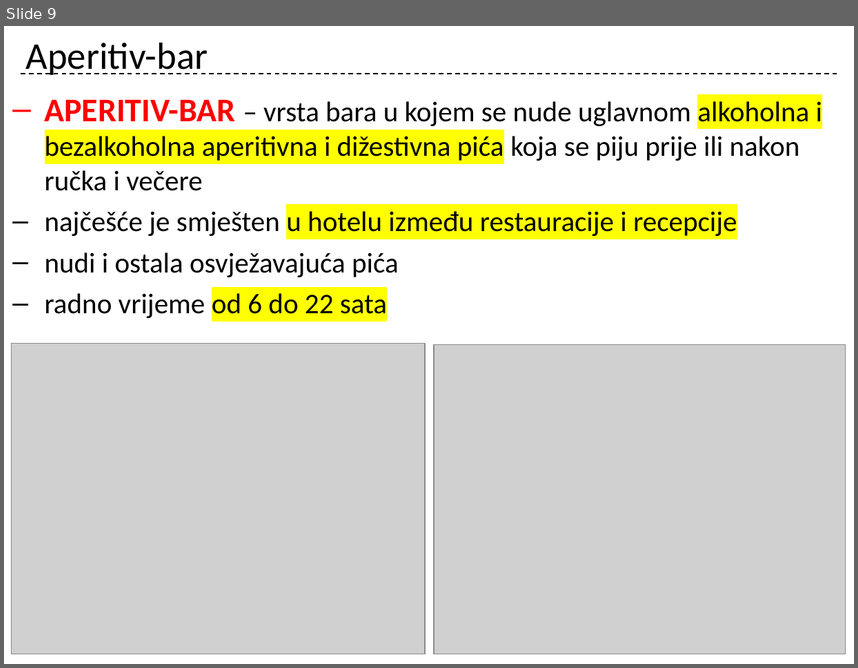
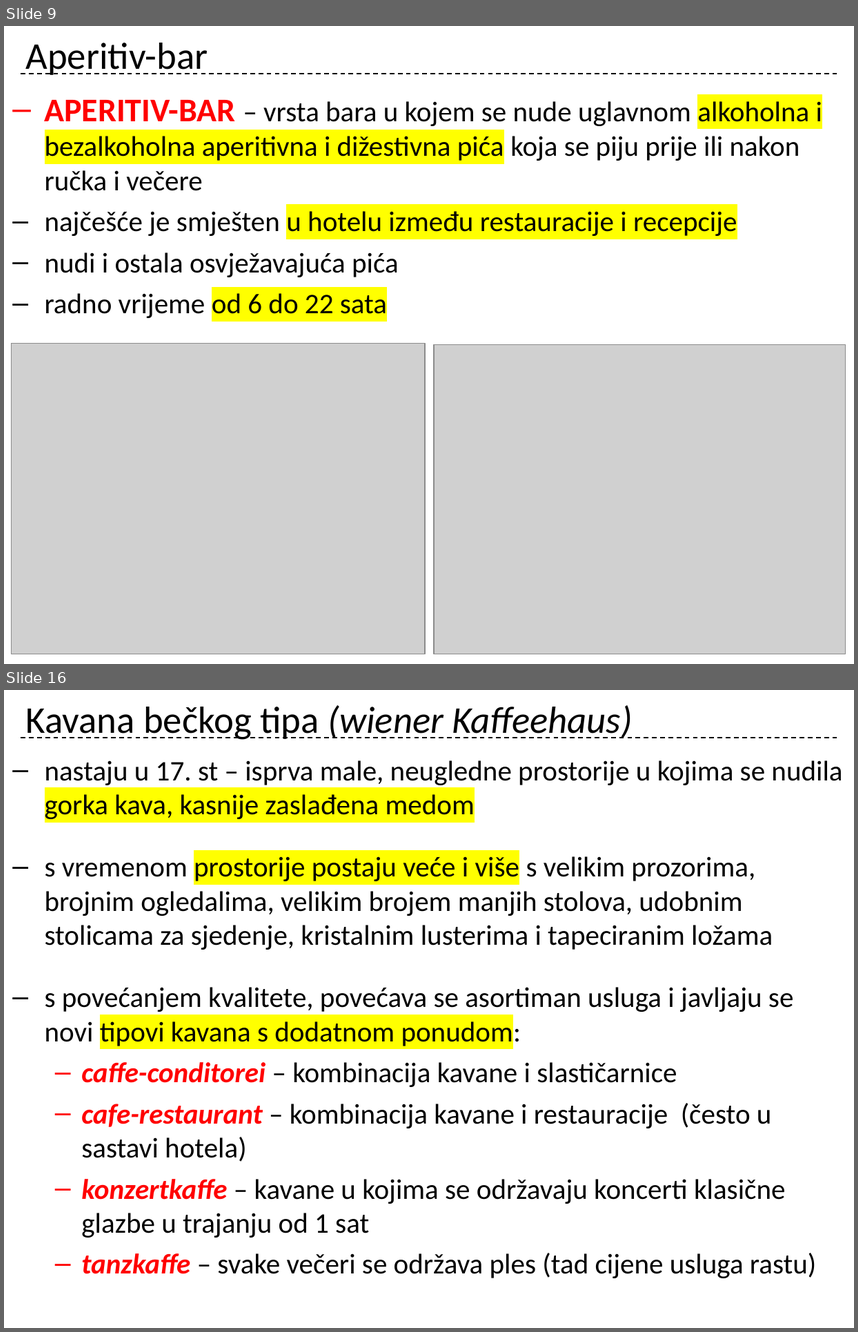
Before and after one commit to cornx/print, a slide deck: data/prezentacije/organizacija/005_Podjela_ugostiteljstva.pptx. Shown one above the other, each under a label of ours: slide 9 before the commit, slides 9 and 16 after it; the slides between them are not shown. The pictures are 858x668 and 858x1332 pixels, drawn with LibreOffice and Linux fonts; fonts in the diff are those of the drawing; grey boxes stand for pictures. Boxes give left, top, right and bottom in pixels: in the first picture for what was removed or moved away, otherwise in the second. Text is boxed around its words. In the diff, an @@ line names an element or a change of style, - is before the commit and + after.

```diff
--- a/data/prezentacije/organizacija/005_Podjela_ugostiteljstva.pptx
+++ b/data/prezentacije/organizacija/005_Podjela_ugostiteljstva.pptx
@@ slide 16 added at (x1=4, y1=690, x2=854, y2=1328), background #FFFFFF; not listed: 1 template element that a slide beside it also shows @@
@@ title added at (x1=26, y1=705, x2=633, y2=740), 32 pt, text #000000, italic @@
+Kavana bečkog tipa (wiener Kaffeehaus)
@@ text added at (x1=45, y1=760, x2=842, y2=1278), 24 pt, text #000000 @@
+– nastaju u 17. st – isprva male, neugledne prostorije u kojima se nudila gorka kava, kasnije zaslađena medom
+– s vremenom prostorije postaju veće i više s velikim prozorima, brojnim ogledalima, velikim brojem manjih stolova, udobnim stolicama za sjedenje, kristalnim lusterima i tapeciranim ložama
+– s povećanjem kvalitete, povećava se asortiman usluga i javljaju se novi tipovi kavana s dodatnom ponudom:
+  – caffe-conditorei – kombinacija kavane i slastičarnice
+  – cafe-restaurant – kombinacija kavane i restauracije (često u sastavi hotela)
+  – konzertkaffe – kavane u kojima se održavaju koncerti klasične glazbe u trajanju od 1 sat
+  – tanzkaffe – svake večeri se održava ples (tad cijene usluga rastu)
```
Also in this commit, not shown: 3 slides changed, 9 other slides added, 1 slide removed.
